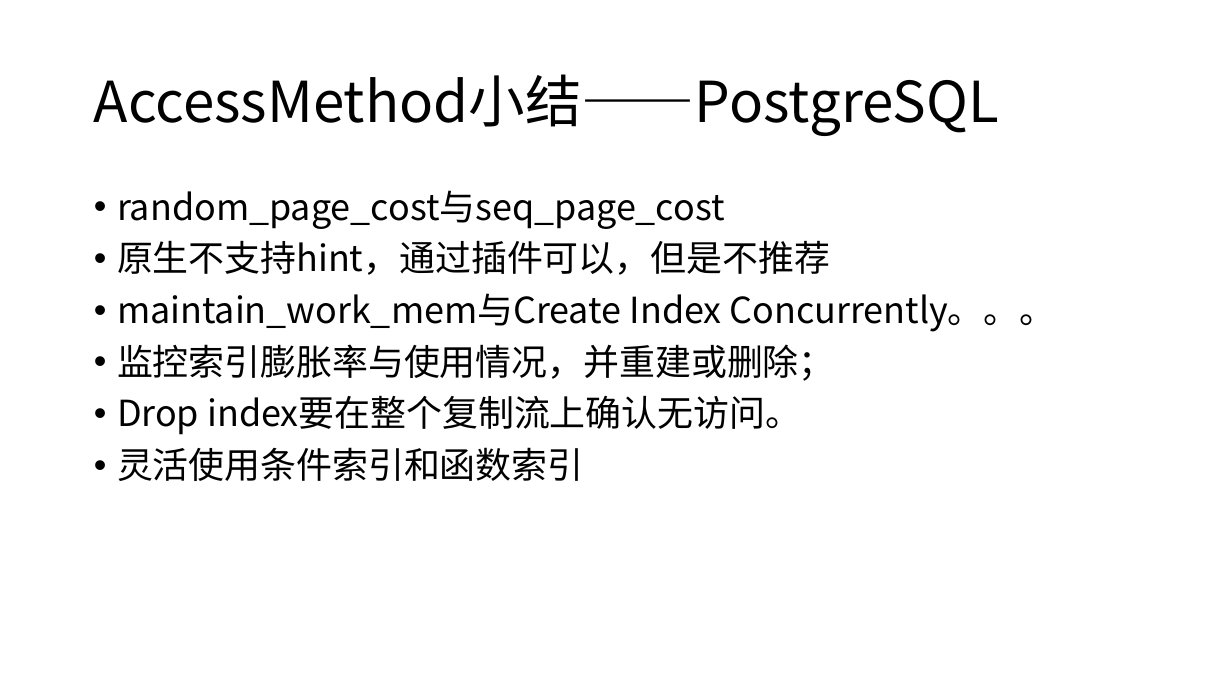
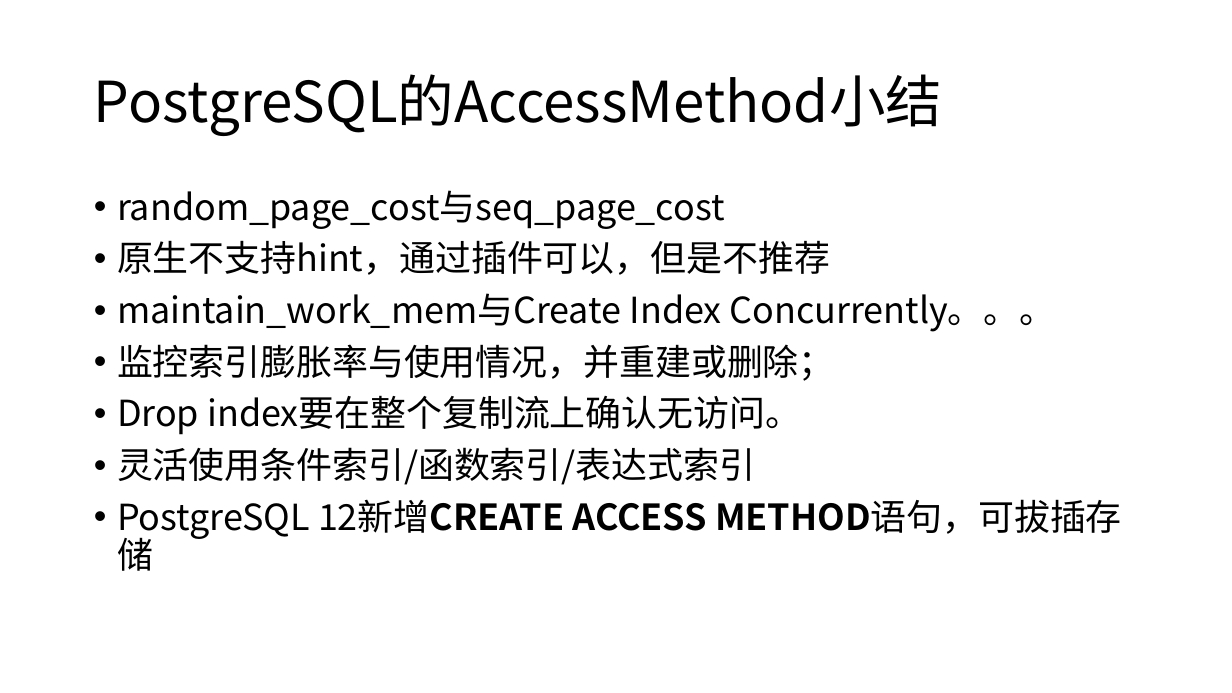
Before and after one commit to yummyliu/papers, a slide deck: slide 11 of 工作分享.pptx (slide 10 before the commit). Drawn at 1232x693 pixels with LibreOffice and Linux fonts; fonts in the diff are those of the drawing. Boxes give left, top, right and bottom in pixels: in the first picture for what was removed or moved away, otherwise in the second. Text is boxed around its words. In the diff, an @@ line names an element or a change of style, - is before the commit and + after.

```diff
--- a/工作分享.pptx
+++ b/工作分享.pptx
@@ title at [94,74,942,136]: text changed @@
-AccessMethod小结——PostgreSQL
+PostgreSQL的AccessMethod小结
@@ text at [117,447,1122,571]: text changed @@
-• 灵活使用条件索引和函数索引
+• 灵活使用条件索引/函数索引/表达式索引
+• PostgreSQL 12新增CREATE ACCESS METHOD语句，可拔插存储
```
Also in this commit, not shown: 23 other slides changed, 11 slides added, 3 slides removed.
